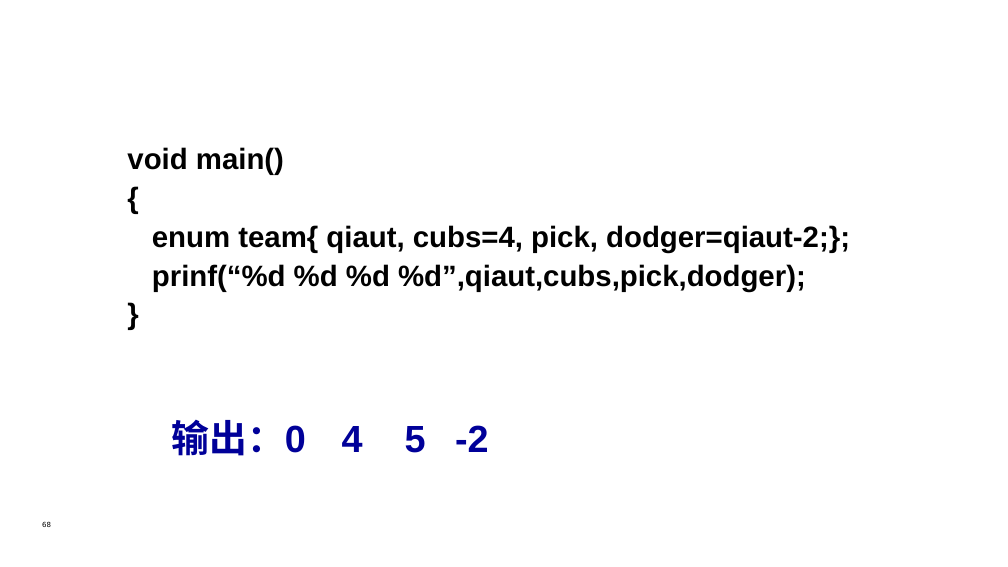
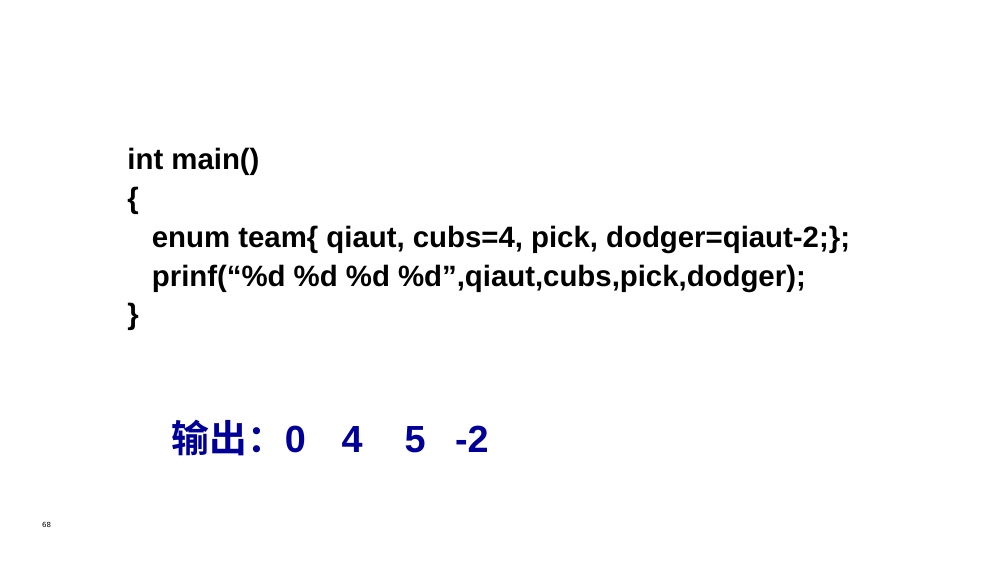
Before and after one commit to wanghaoming1968/C-How-to-program, a slide deck: slide 68 of PPT/C语言大学教程-第10章-结构体1.pptx. Drawn at 1008x567 pixels with LibreOffice and Linux fonts; fonts in the diff are those of the drawing. Boxes give left, top, right and bottom in pixels: in the first picture for what was removed or moved away, otherwise in the second. Text is boxed around its words. In the diff, an @@ line names an element or a change of style, - is before the commit and + after.

```diff
--- a/PPT/C语言大学教程-第10章-结构体1.pptx
+++ b/PPT/C语言大学教程-第10章-结构体1.pptx
@@ text at bbox=[127, 147, 259, 175]: text changed @@
-void main()
+int main()
```
Also in this commit, not shown: 1 other file.
